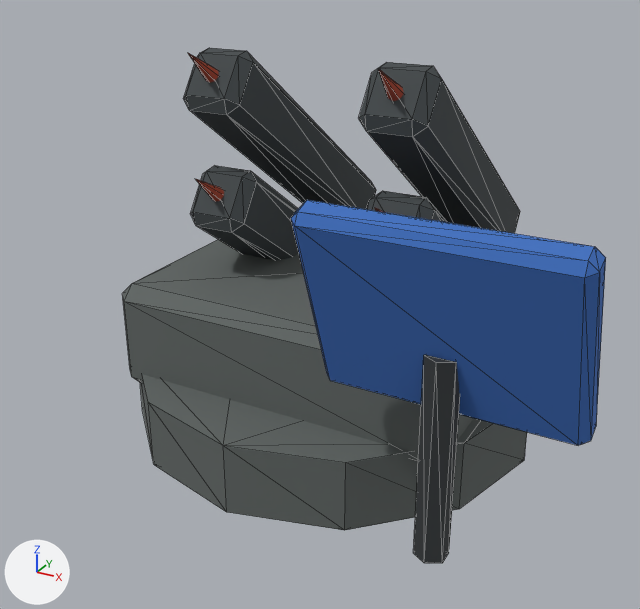
Before and after pictures for a commit that changed the glTF model assets/models/pvo_launcher.glb.
Camera for both pictures: a 50 mm lens placed at (0.558, -1.066, 1.154), pointed at (0.022, -0.091, 0.666). Lighting does not change. The marker at lower left points along +X, +Y and +Z. The picture after the commit comes second. Mesh edges are drawn as thin lines. Vertices at exactly the same position are counted once.

Objects in the first picture: 'pvo_launcher'.
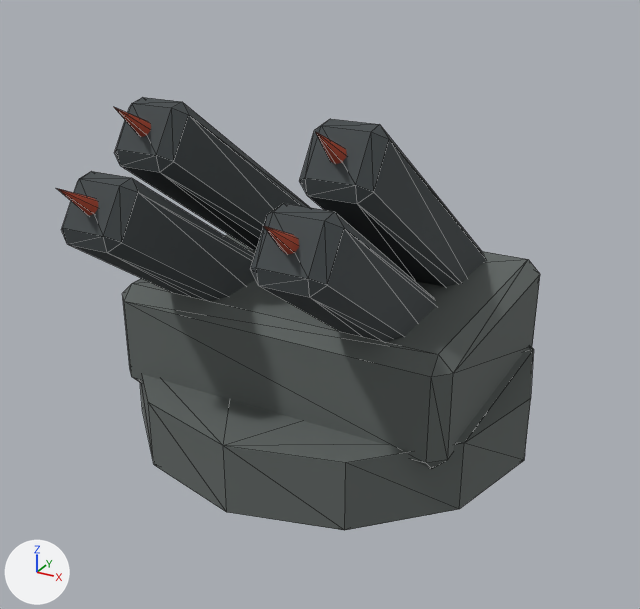
Boxes (x1, y1, x2, y2) around the edits, measured in the pictures (640 x 609 px; the box of a moved part takes in the faces that stretch with it):
'pvo_launcher', reshaped (16% shorter): before (123, 48, 606, 563); after (57, 97, 540, 530)
part 1 of me_pvo_launcher_015, moved or reshaped: before (367, 191, 448, 223); after (251, 203, 436, 342)
part 2 of me_pvo_launcher_015, moved or reshaped (mostly hidden before): before (375, 208, 386, 213); after (264, 226, 299, 254)
part 3 of me_pvo_launcher_015, moved or reshaped: before (190, 165, 299, 260); after (62, 171, 255, 301)
part 4 of me_pvo_launcher_015, moved or reshaped: before (196, 179, 224, 202); after (57, 188, 98, 215)
part 5 of me_pvo_launcher_015, deleted (blue): before (291, 200, 606, 445)
part 6 of me_pvo_launcher_015, deleted: before (414, 355, 460, 563)
part 7 of me_pvo_launcher_015, moved or reshaped: before (183, 48, 520, 233); after (114, 97, 486, 287)

Patch to the scene script:
```diff
--- a/assets/models/pvo_launcher.glb.py
+++ b/assets/models/pvo_launcher.glb.py
@@ me_pvo_launcher_015 @@
 # used by ob_pvo_launcher; location = (0.0, 0.0, 0.0)
-me_pvo_launcher_015.from_pydata(...)  # 216 vertices, 384 faces; spans x -0.3..0.43, y -0.356..0.322, z 0.45..0.998
+me_pvo_launcher_015.from_pydata(...)  # 180 vertices, 320 faces; spans x -0.3..0.3, y -0.398..0.3, z 0.45..0.956
+# me_pvo_launcher_015 part 1: the loose piece of 24 vertices spanning x 0.085..0.175, y -0.122..0.322, z 0.488..0.832 is moved by (0.0, -0.244, 0.049)
+# me_pvo_launcher_015 part 2: the loose piece of 9 vertices spanning x 0.092..0.168, y -0.154..0.048, z 0.68..0.838 is moved by (0.0, -0.244, 0.049)
+# me_pvo_launcher_015 part 3: the loose piece of 24 vertices spanning x -0.175..-0.085, y -0.122..0.322, z 0.488..0.832 is moved by (0.0, -0.244, 0.049)
+# me_pvo_launcher_015 part 4: the loose piece of 9 vertices spanning x -0.168..-0.092, y -0.154..0.048, z 0.68..0.838 is moved by (0.0, -0.244, 0.049)
+# me_pvo_launcher_015 part 5: the loose piece of 24 vertices spanning x 0.13..0.43, y -0.356..-0.244, z 0.664..0.896 is deleted
+# me_pvo_launcher_015 part 6: the loose piece of 12 vertices spanning x 0.263..0.297, y -0.32..-0.28, z 0.495..0.745 is deleted
+# me_pvo_launcher_015 part 7
+# 60 vertices in x -0.175..0.175, y -0.154..0.322, z 0.648..0.998 move by (0.0, -0.143, -0.042)
+# 6 vertices in x -0.16..0.16, y -0.088..0.004, z 0.84..0.988 move by (0.0, -0.142, -0.042)
 me_pvo_launcher_015.materials.append(mat_palette)
```
